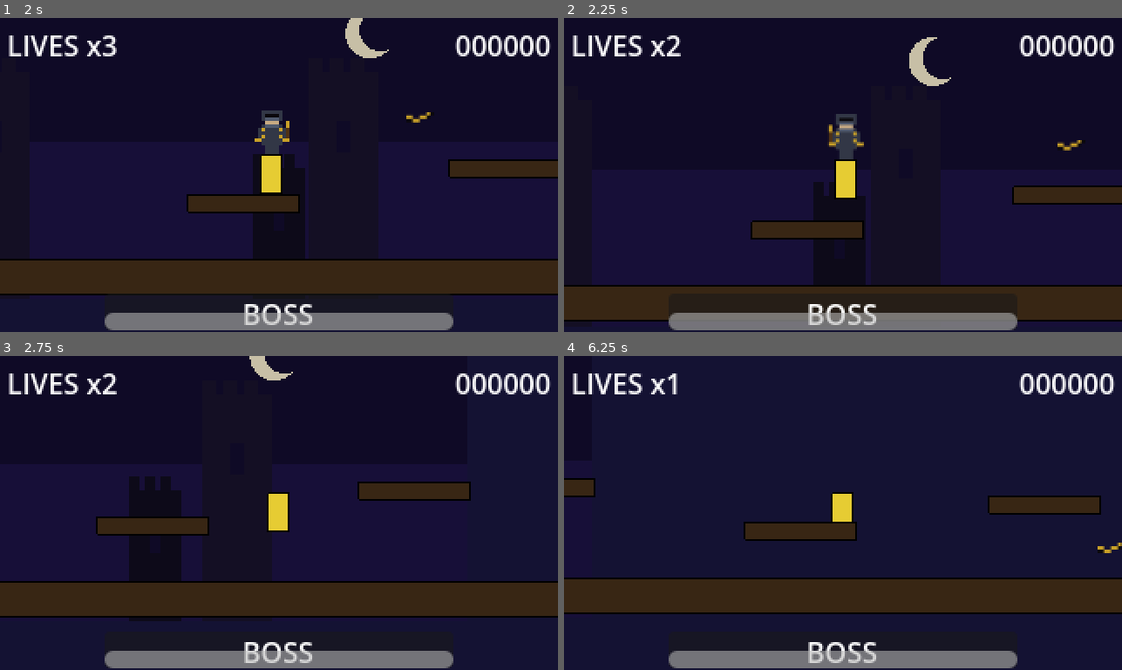
Above: before the commit, frames 1-4 (two rows, left to right).
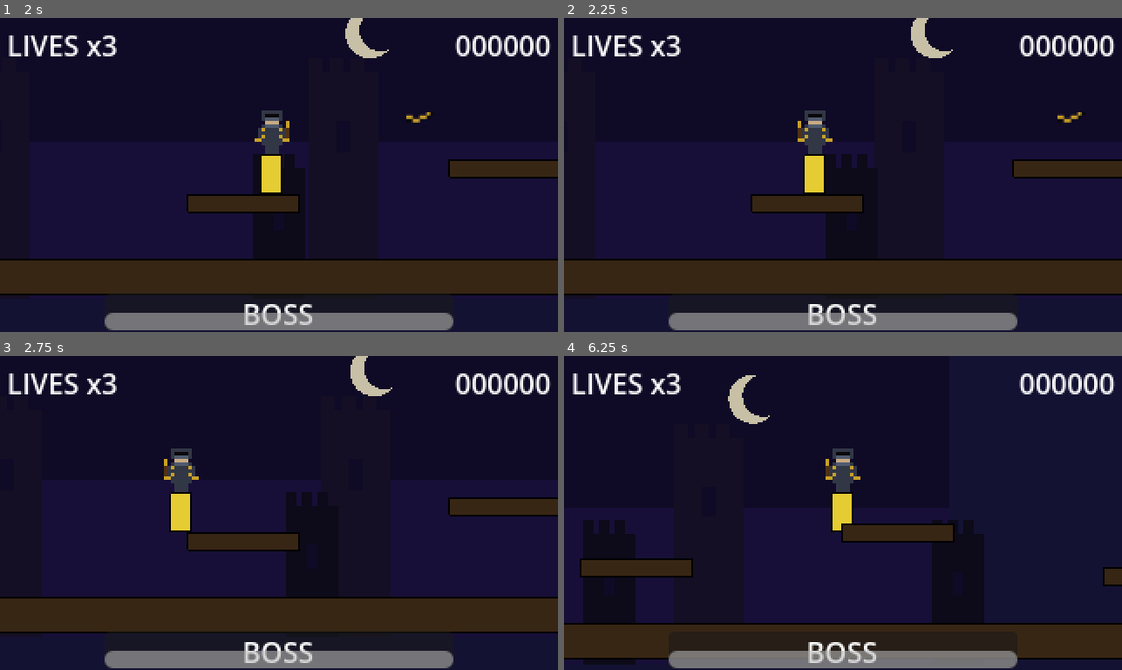
Above: after the commit, the same moments.

Repository: it-mikesoft/gng
Game: Godot game, scene res://scenes/ui/title_screen.tscn
The game is run twice, just before and just after one commit, with the same random seed, the same clock (stepped at 60 frames per second) and the same inputs. Sound files missing from this copy of the repository are replaced by a short silence.
Inputs:
- Up to frame 1 (2 s): tap Enter at 0.5 s; hold D (move_right) from 0.53 s (still down); tap Z (attack) at 0.6, 1.35 s; tap Space (jump) at 0.77, 1.52 s
- Up to frame 2 (2.25 s): release D (move_right) at 2.03 s; hold A (move_left) from 2.03 s (still down); tap Z (attack) at 2.1 s
- Up to frame 3 (2.75 s): keep holding A (move_left)
- Up to frame 4 (6.25 s): release A (move_left) at 2.78 s; hold D (move_right) 2.78-4.28 s; tap Z (attack) every 0.75 s from 2.85 to 5.85 s; tap Space (jump) at 3.02, 3.77, 4.52, 6.02 s; hold A (move_left) 4.28-5.03 s; hold D (move_right) 5.03-5.78 s; hold A (move_left) from 5.78 s (still down)

Frame 1 is identical in both runs. In frame 2, 21% of the frame differs, in the area x 0-100%, y 0-97%; in frame 3, 22%; in frame 4, 27%, in the area x 0-100%, y 5-99%.

Commit message:
Fix demon knight self-hit, boss phase 2 announcement, weapon target groups
- weapon.gd: target_group var (default "enemies"); body_entered checks group
- demon_knight.gd: spear spawns 14px in front, sets target_group="player"
- game_manager.gd: boss_phase_changed signal + announce_boss_phase()
- boss.gd: call announce_boss_phase(2) on phase transition
- hud.gd/tscn: AnnounceLabel fades in "- PHASE 2 -" in red, auto-fades 1.5s

Co-Authored-By: Claude Sonnet 4.6 <noreply@anthropic.com>

Diff:
--- a/game/scenes/ui/hud.tscn
+++ b/game/scenes/ui/hud.tscn
@@ -70,6 +70,16 @@
 horizontal_alignment = 1
 vertical_alignment = 1
 
+[node name="AnnounceLabel" type="Label" parent="."]
+modulate = Color(1, 0.2, 0.2, 0)
+offset_left = 0.0
+offset_top = 80.0
+offset_right = 320.0
+offset_bottom = 96.0
+text = ""
+horizontal_alignment = 1
+vertical_alignment = 1
+
 [node name="BossBarPanel" type="Panel" parent="."]
 visible = false
 offset_left = 60.0
--- a/game/scripts/boss/boss.gd
+++ b/game/scripts/boss/boss.gd
@@ -221,6 +221,7 @@
 func _enter_phase_two() -> void:
 	phase = Phase.TWO
 	phase_changed.emit(2)
+	GameManager.announce_boss_phase(2)
 	stun_timer = 1.5
 	state      = BossState.STUNNED
 	sprite.play("p2")
--- a/game/scripts/enemies/demon_knight.gd
+++ b/game/scripts/enemies/demon_knight.gd
@@ -69,14 +69,15 @@
 	velocity.x   = 0.0
 
 func _throw_spear() -> void:
-	state          = State.ATTACK
+	state           = State.ATTACK
 	attack_cooldown = ATTACK_COOLDOWN
-	velocity.x     = 0.0
+	velocity.x      = 0.0
 	if spear_scene == null:
 		return
 	var s : Node2D = spear_scene.instantiate()
 	get_parent().add_child(s)
-	s.global_position = global_position
+	s.global_position = global_position + Vector2(facing * 14, 0)
+	s.set("target_group", "player")
 	s.set_direction(facing)
 
 func _hit_from_front() -> bool:
--- a/game/scripts/game_manager.gd
+++ b/game/scripts/game_manager.gd
@@ -6,6 +6,7 @@
 signal player_respawning
 signal game_won
 signal boss_hp_changed(current: int, maximum: int)
+signal boss_phase_changed(phase: int)
 
 const MAX_LIVES := 3
 
@@ -42,6 +43,9 @@
 func update_boss_hp(current: int, maximum: int) -> void:
 	boss_hp_changed.emit(current, maximum)
 
+func announce_boss_phase(phase: int) -> void:
+	boss_phase_changed.emit(phase)
+
 func on_boss_defeated() -> void:
 	boss_hp_changed.emit(0, 1)
 	game_won.emit()
--- a/game/scripts/hud.gd
+++ b/game/scripts/hud.gd
@@ -7,6 +7,7 @@
 @onready var boss_bar_panel  : Panel     = $BossBarPanel
 @onready var boss_bar        : ProgressBar = $BossBarPanel/BossBar
 @onready var boss_label      : Label     = $BossBarPanel/BossLabel
+@onready var announce_label  : Label     = $AnnounceLabel
 
 func _ready() -> void:
 	GameManager.lives_changed.connect(_on_lives_changed)
@@ -14,9 +15,11 @@
 	GameManager.game_over.connect(_on_game_over)
 	GameManager.game_won.connect(_on_game_won)
 	GameManager.boss_hp_changed.connect(_on_boss_hp_changed)
+	GameManager.boss_phase_changed.connect(_on_boss_phase_changed)
 	game_over_panel.hide()
 	win_panel.hide()
 	boss_bar_panel.hide()
+	announce_label.modulate.a = 0.0
 	_on_lives_changed(GameManager.lives)
 	_on_score_changed(GameManager.score)
 
@@ -34,6 +37,14 @@
 	boss_bar.max_value = maximum
 	boss_bar.value     = current
 
+func _on_boss_phase_changed(phase: int) -> void:
+	announce_label.text      = "- PHASE " + str(phase) + " -"
+	announce_label.modulate  = Color(1.0, 0.2, 0.2, 1.0)
+	var tw := create_tween()
+	tw.tween_property(announce_label, "modulate:a", 1.0, 0.1)
+	tw.tween_interval(1.5)
+	tw.tween_property(announce_label, "modulate:a", 0.0, 0.5)
+
 func _on_game_over() -> void:
 	boss_bar_panel.hide()
 	game_over_panel.show()
--- a/game/scripts/weapon.gd
+++ b/game/scripts/weapon.gd
@@ -5,6 +5,7 @@
 
 var direction    := 1
 var _time        := 0.0
+var target_group : String = "enemies"   # set to "player" for enemy projectiles
 
 func _ready() -> void:
 	body_entered.connect(_on_body_entered)
@@ -28,6 +29,7 @@
 		queue_free()
 
 func _on_body_entered(body: Node2D) -> void:
-	if body.has_method("take_damage"):
-		body.take_damage(-direction)
+	if target_group.is_empty() or body.is_in_group(target_group):
+		if body.has_method("take_damage"):
+			body.take_damage(-direction)
 	queue_free()
